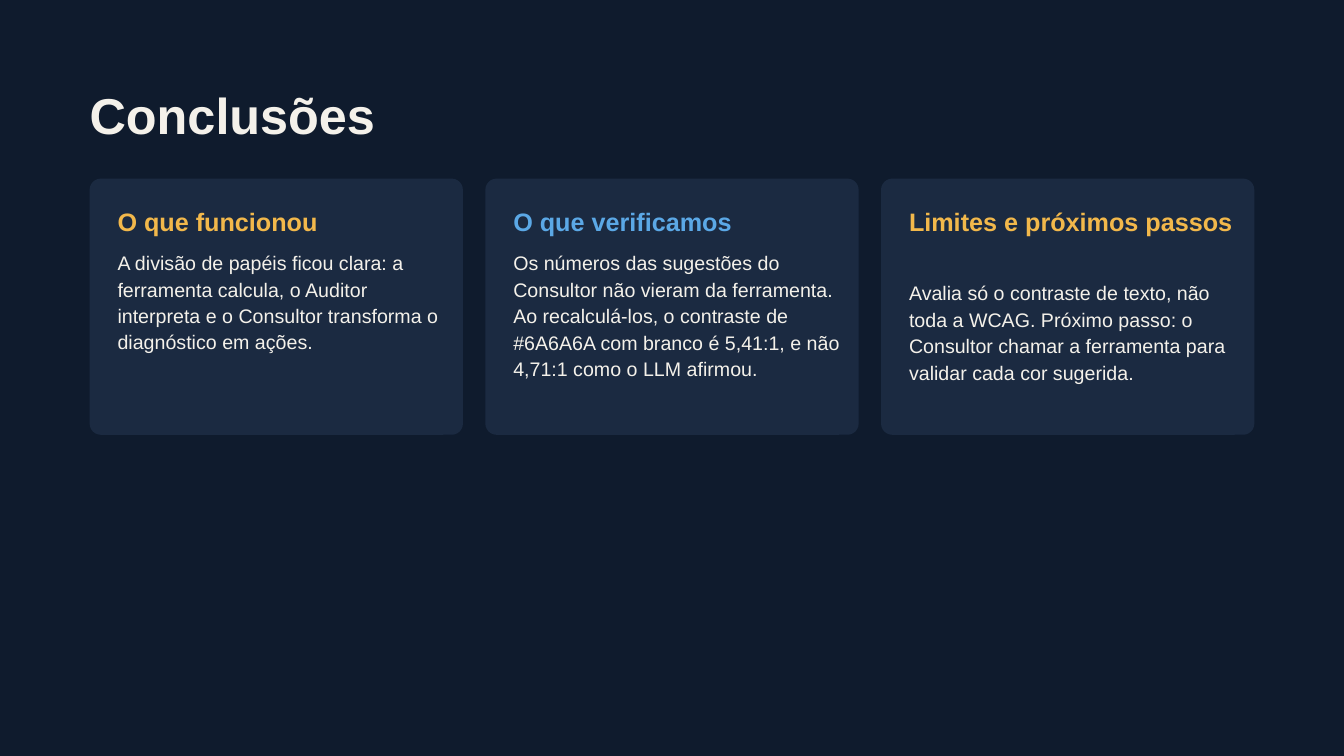
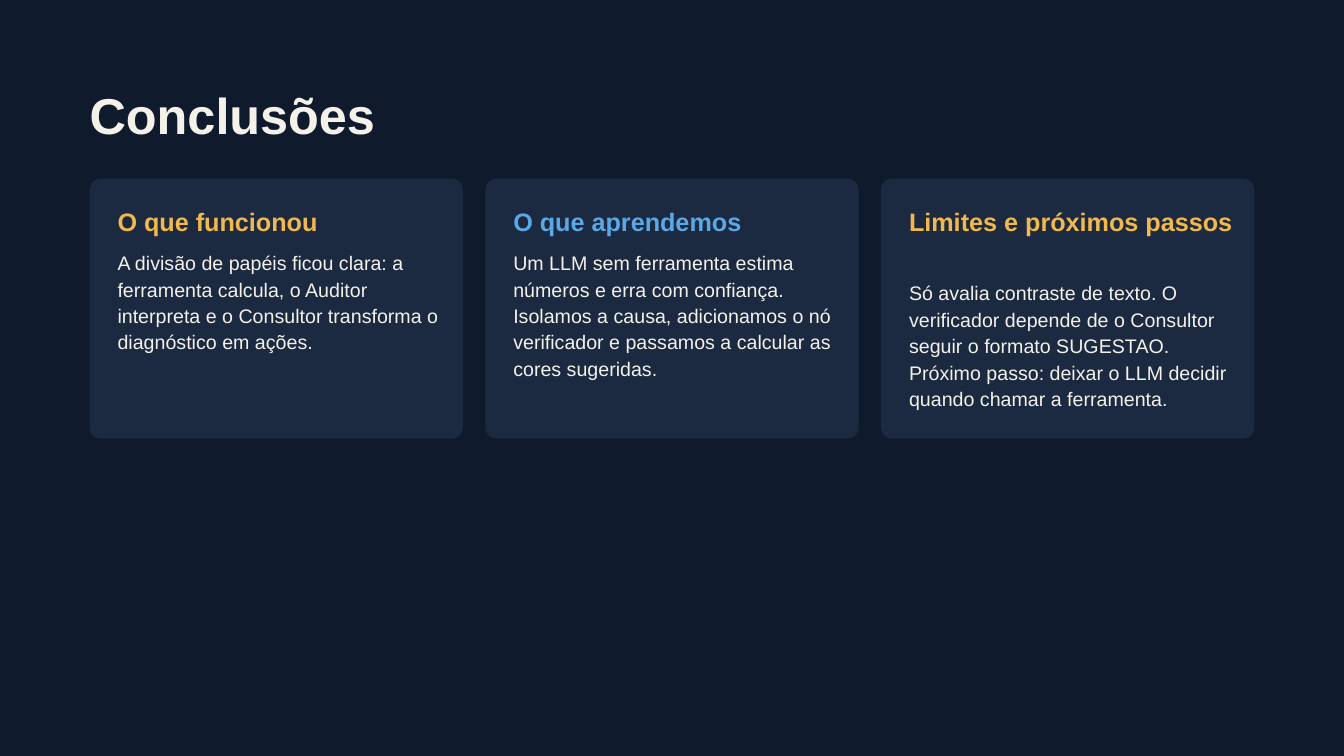
Before and after one commit to Fernanderson123/Trabalho-Pr-tico-06---Agentes-Inteligentes, a slide deck: slide 9 of TP06 — Assistente de Acessibilidade.pptx (slide 7 before the commit). Drawn at 1344x756 pixels with LibreOffice and Linux fonts; fonts in the diff are those of the drawing. Boxes give left, top, right and bottom in pixels: in the first picture for what was removed or moved away, otherwise in the second. Text is boxed around its words. In the diff, an @@ line names an element or a change of style, - is before the commit and + after.

```diff
--- a/TP06 — Assistente de Acessibilidade.pptx
+++ b/TP06 — Assistente de Acessibilidade.pptx
@@ rounded rectangle: place and size @@
-rounded rectangle at box(90, 178, 463, 435)
+rounded rectangle at box(90, 178, 463, 439)
@@ rounded rectangle: place and size @@
-rounded rectangle at box(485, 178, 858, 435)
+rounded rectangle at box(485, 178, 858, 439)
@@ proportions changed in 3 elements at box(90, 178, 463, 439), box(485, 178, 858, 439), box(881, 178, 1254, 439) @@
@@ rounded rectangle: place and size @@
-rounded rectangle at box(881, 178, 1254, 435)
+rounded rectangle at box(881, 178, 1254, 439)
@@ text at box(513, 212, 742, 236): text changed @@
-O que verificamos
+O que aprendemos
@@ text at box(513, 255, 831, 380): text changed @@
-Os números das sugestões do Consultor não vieram da ferramenta. Ao recalculá-los, o contraste de #6A6A6A com branco é 5,41:1, e não 4,71:1 como o LLM afirmou.
+Um LLM sem ferramenta estima números e erra com confiança. Isolamos a causa, adicionamos o nó verificador e passamos a calcular as cores sugeridas.
@@ text at box(909, 285, 1227, 410): text changed @@
-Avalia só o contraste de texto, não toda a WCAG. Próximo passo: o Consultor chamar a ferramenta para validar cada cor sugerida.
+Só avalia contraste de texto. O verificador depende de o Consultor seguir o formato SUGESTAO. Próximo passo: deixar o LLM decidir quando chamar a ferramenta.
```
Also in this commit, not shown: 2 other slides changed, 3 slides added, 1 slide removed.
